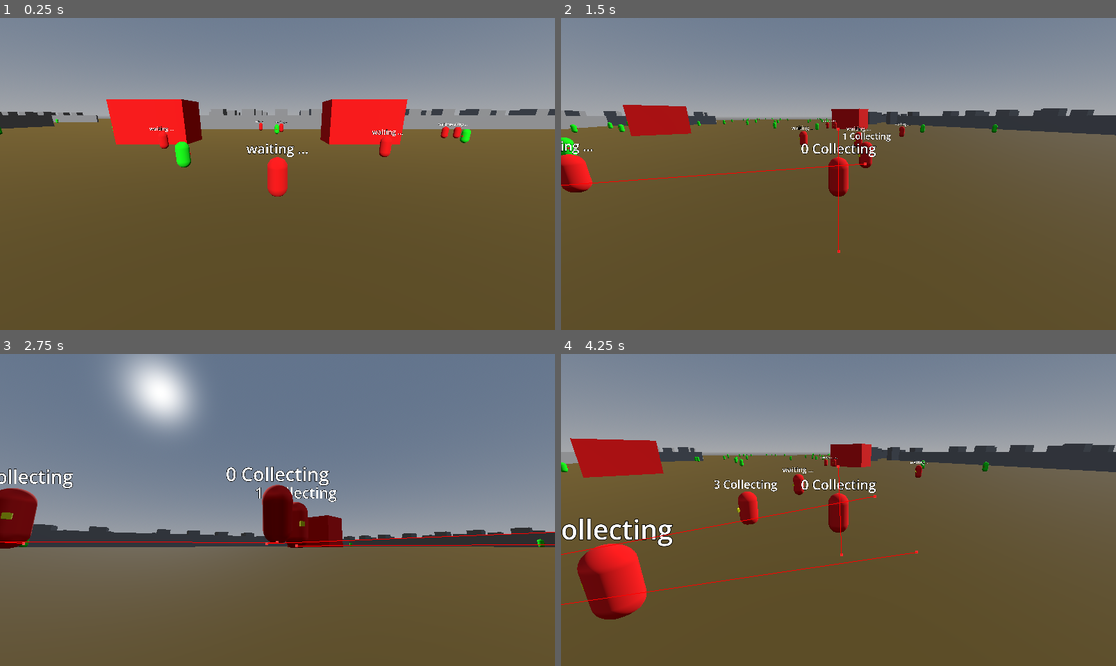
Above: before the commit, frames 1-4 (two rows, left to right).
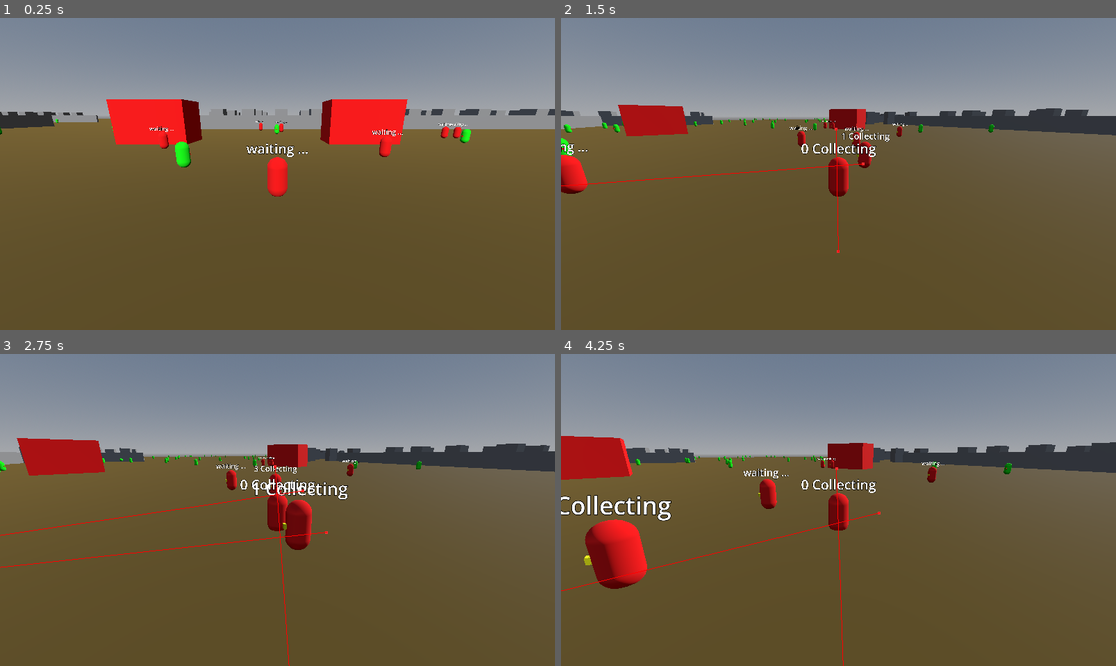
Above: after the commit, the same moments.

Repository: DarkGrey456/godot_pizza_delivery
Game: Godot game, scene res://scene.tscn
The game is run twice, just before and just after one commit, with the same random seed, the same clock (stepped at 60 frames per second) and the same inputs.
Inputs:
- Up to frame 1 (0.25 s): no input
- Up to frame 2 (1.5 s): tap Enter (ui_accept) at 0.5, 0.77 s
- Up to frame 3 (2.75 s): tap Enter (ui_accept) at 1.52 s
- Up to frame 4 (4.25 s): tap Enter (ui_accept) at 3.02, 3.77 s

The runs differ from the first frame. In frame 1, less than 0.1% of the frame differs, in the area x 0-85%, y 35-46%; in frame 2, 2.0%; in frame 3, 56%, in the area x 0-100%, y 0-100%; in frame 4, 8.3%.

Commit message:
fixed errors

Diff:
--- a/nav-test/nav-test/character_body_3d.gd
+++ b/nav-test/nav-test/character_body_3d.gd
@@ -17,7 +17,7 @@
 		return
 	var look_targ = vecTo.normalized()*2000+global_position+Vector3.UP * 0.5
 
-	model.look_at( look_targ, Vector3(0.0,1.0,0.0))
+	model.global_basis = model.global_basis.looking_at( look_targ, Vector3(0.0,1.0,0.0))
 #=============================================================================================
 func _unhandled_input(event: InputEvent) -> void:
 	if Input.is_action_just_pressed("ui_accept") :#and is_on_floor():
--- a/nav-test/nav-test/delivery_agent.gd
+++ b/nav-test/nav-test/delivery_agent.gd
@@ -41,10 +41,10 @@
 	var vec_len = vecTo.length()
 	if vec_len < 0.05:
 		return
-	var look_targ = vecTo.normalized()*2000+global_position+Vector3.UP * 0.5
+	var look_targ = vecTo.normalized()*2000+position+Vector3.UP * 0.5
 
-
-	model.look_at( look_targ, Vector3.UP)
+	model.global_basis = model.global_basis.looking_at( look_targ, Vector3(0.0,1.0,0.0))
+	#model.look_at( look_targ, Vector3.UP)
 
 #=============================================================================================
 func _process(delta: float) -> void:
